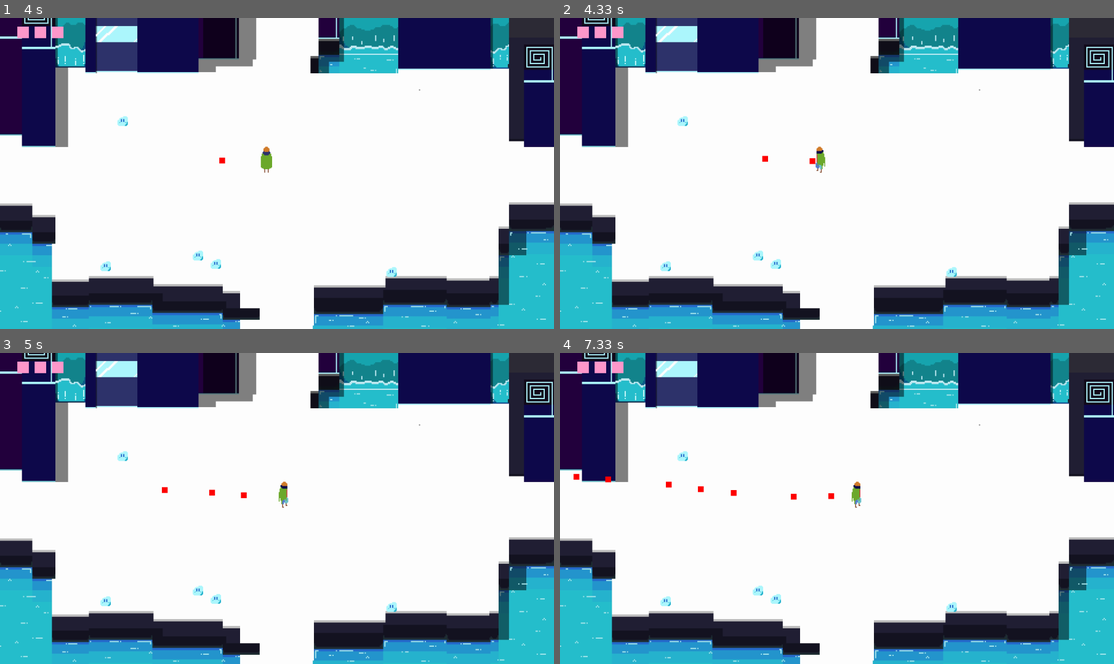
Above: before the commit, frames 1-4 (two rows, left to right).
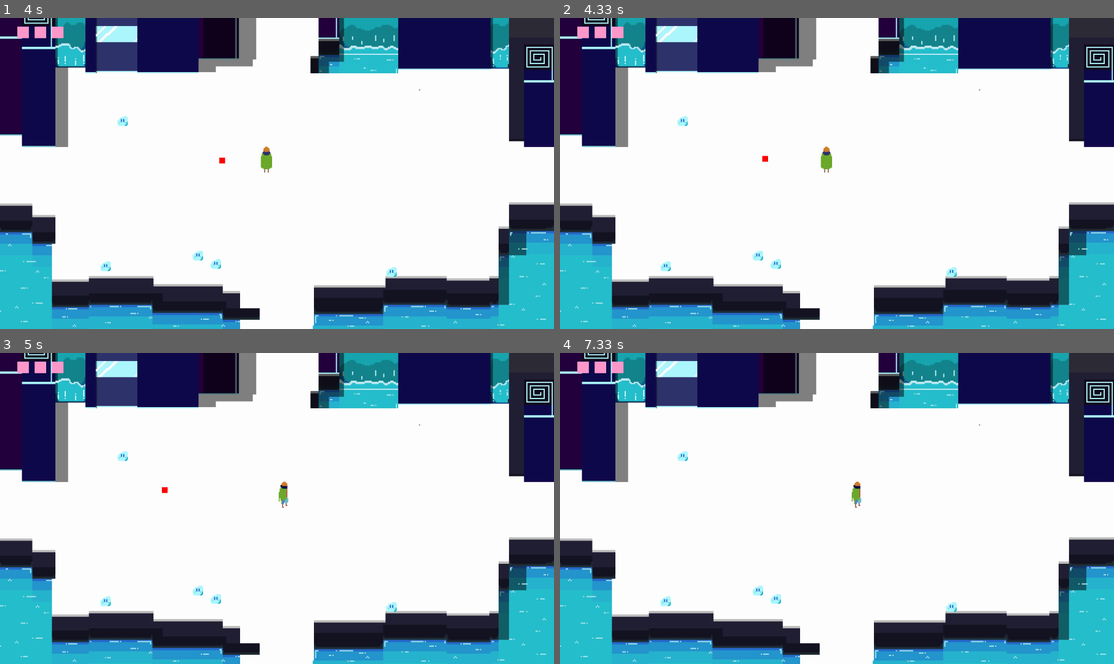
Above: after the commit, the same moments.

Repository: PhantomJJ/pygame-project
Game: pygame game, started from just test.py
Same seed, same stepped clock (60 frames per second), same inputs: the game is played once before the commit and once after it.
Inputs (mouse positions are in pixels of both pictures, inside the frame that each line leads up to):
- Up to frame 1 (4 s): hold T 0.33-0.87 s; hold A 0.33-0.87 s; hold S 1.47-1.93 s; move the mouse to (72, 142) at 1.97 s; click (72, 142) at 2.27 s; hold A 2.7-3.37 s; move the mouse to (182, 248) at 2.73 s; hold W 3.4-3.97 s
- Up to frame 2 (4.33 s): tap Space at 4 s
- Up to frame 3 (5 s): hold D from 4.67 s (still down); tap Space at 4.73 s; tap T at 4.82 s
- Up to frame 4 (7.33 s): release D at 5.3 s; hold S 5.33-5.7 s; tap Space at 5.4, 5.8, 6.3, 6.8, 7.13 s; hold A 5.73-6.2 s; hold D 6.23-6.7 s; tap T at 6.38 s; hold W 6.73-7.03 s; hold D from 7.07 s (still down)

Frame 1 is identical in both runs. In frame 2, 0.2% of the frame differs, in the area x 45-50%, y 41-50%; in frame 3, less than 0.1%; in frame 4, 0.2%.

Commit message:
remove SPACEBAR event

Diff:
--- a/just test.py
+++ b/just test.py
@@ -234,10 +234,7 @@
         if event.type == pygame.QUIT:
             Game_running = False
         elif event.type == pygame.KEYDOWN:
-            if event.key == pygame.K_SPACE:
-                attack_effect = Attack_effect(seeker.rect.centerx,seeker.rect.centery,20,20,20,x,y)
-                seeker.attack()
-            elif event.key == pygame.K_t:
+            if event.key == pygame.K_e:
                 print("mic on")
         if event.type == pygame.MOUSEBUTTONDOWN:
             x,y = pygame.mouse.get_pos()
